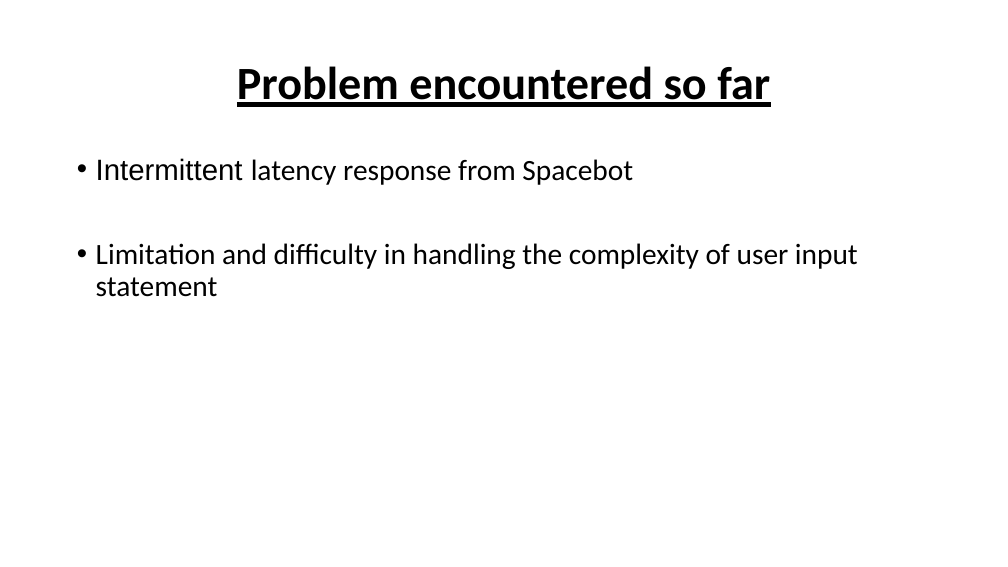
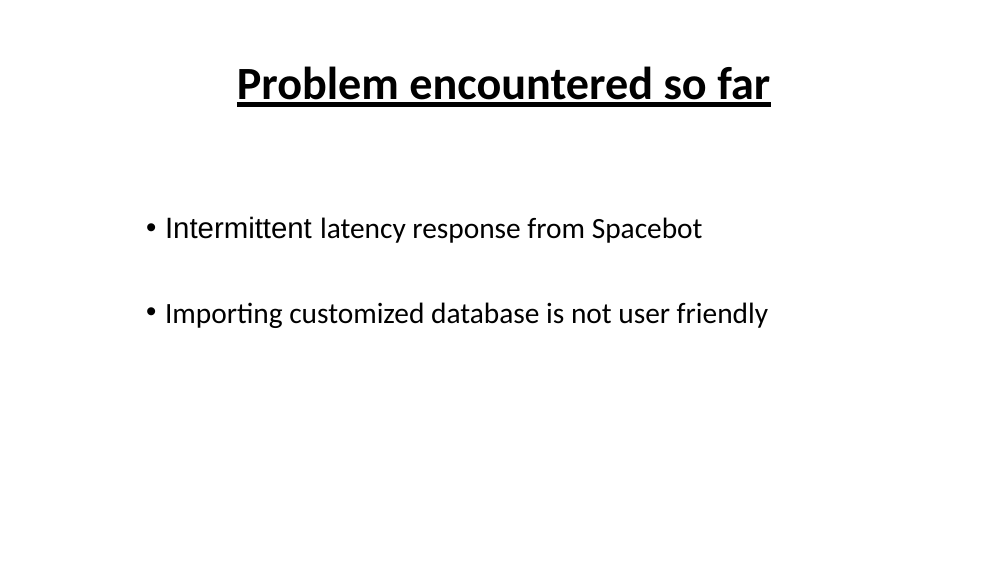
Before and after one commit to casey46ckc/Asso-yr2-FYP, a slide deck: slide 18 of fyp powerpoint/Fyp_revised_v1.1.pptx. Drawn at 1008x567 pixels with LibreOffice and Linux fonts; fonts in the diff are those of the drawing; background and template pictures are left out. Boxes give left, top, right and bottom in pixels: in the first picture for what was removed or moved away, otherwise in the second. Text is boxed around its words. In the diff, an @@ line names an element or a change of style, - is before the commit and + after.

```diff
--- a/fyp powerpoint/Fyp_revised_v1.1.pptx
+++ b/fyp powerpoint/Fyp_revised_v1.1.pptx
@@ text "Intermittent latency response from Spacebot": place and size @@
-text "Intermittent latency response from Spacebot" at (96, 158, 858, 297)
+text "Intermittent latency response from Spacebot" at (165, 216, 768, 328)
@@ text at (165, 302, 768, 328): text changed @@
-• Limitation and difficulty in handling the complexity of user input statement
+• Importing customized database is not user friendly
```
Also in this commit, not shown: 8 other slides changed, 1 slide added, 2 other files.
